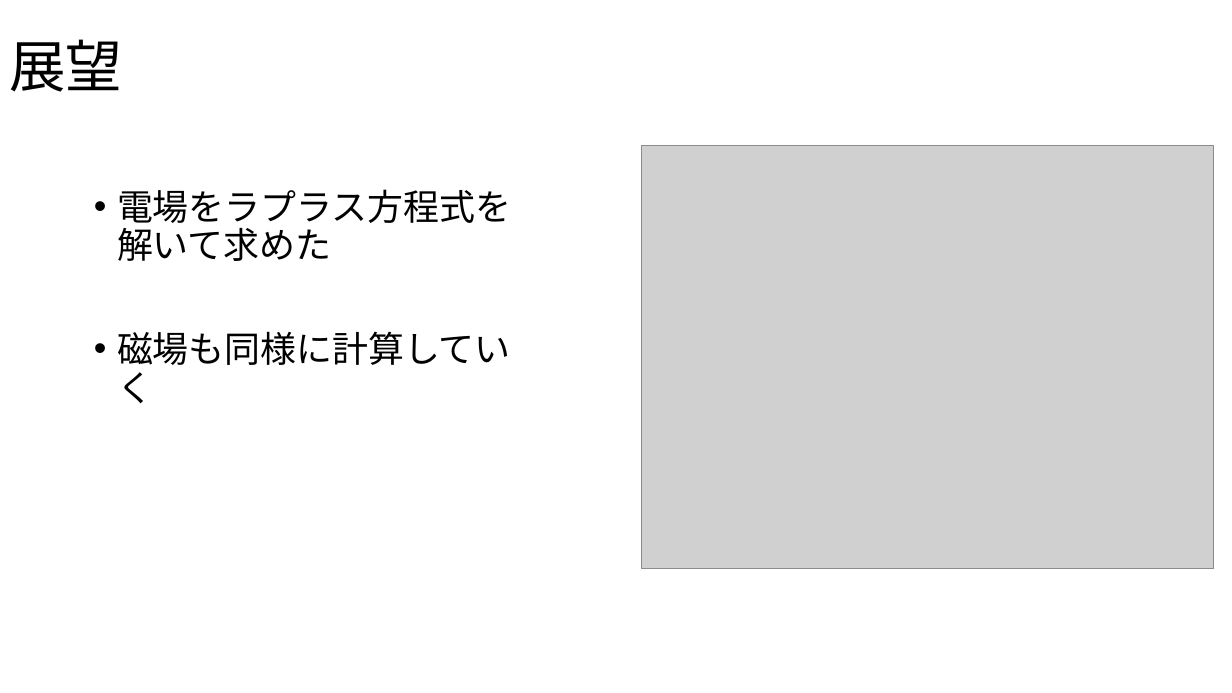
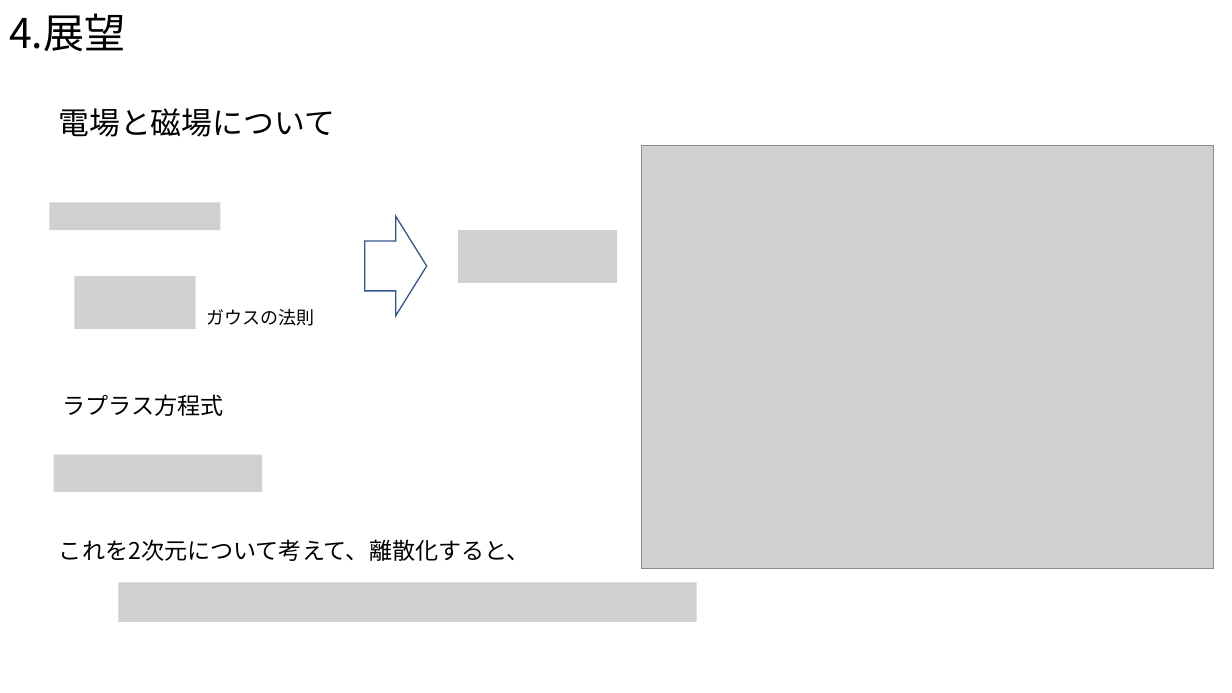
Before and after one commit to Takeuchi-yuya/Ksimulation, a slide deck: slide 18 of docs/中間発表.pptx (slide 19 before the commit). Drawn at 1232x693 pixels with LibreOffice and Linux fonts; fonts in the diff are those of the drawing; grey boxes stand for pictures. Boxes give left, top, right and bottom in pixels: in the first picture for what was removed or moved away, otherwise in the second. Text is boxed around its words. In the diff, an @@ line names an element or a change of style, - is before the commit and + after.

```diff
--- a/docs/中間発表.pptx
+++ b/docs/中間発表.pptx
@@ text at (x1=9, y1=13, x2=125, y2=52): text changed; size 44 to 32 pt @@
-展望
+4.展望
@@ text added at (x1=59, y1=108, x2=335, y2=137), 24 pt, text #000000 @@
+電場と磁場について
@@ picture added at (x1=50, y1=202, x2=221, y2=230) @@
@@ text removed at (x1=117, y1=189, x2=511, y2=403) @@
-• 電場をラプラス方程式を解いて求めた
-• 磁場も同様に計算していく
@@ right arrow added at (x1=365, y1=216, x2=427, y2=316), outline #325491 1 pt @@
@@ picture added at (x1=458, y1=230, x2=617, y2=283) @@
@@ picture added at (x1=74, y1=276, x2=195, y2=329) @@
@@ text added at (x1=206, y1=309, x2=314, y2=326), 14 pt, text #000000 @@
+ガウスの法則
@@ text added at (x1=63, y1=394, x2=224, y2=416), 18 pt, text #000000 @@
+ラプラス方程式
@@ picture added at (x1=54, y1=455, x2=262, y2=492) @@
@@ text added at (x1=59, y1=539, x2=530, y2=561), 18 pt, text #000000 @@
+これを2次元について考えて、離散化すると、
@@ picture added at (x1=118, y1=582, x2=697, y2=622) @@
```
Also in this commit, not shown: 8 other slides changed, 1 slide removed, 2 other files.
